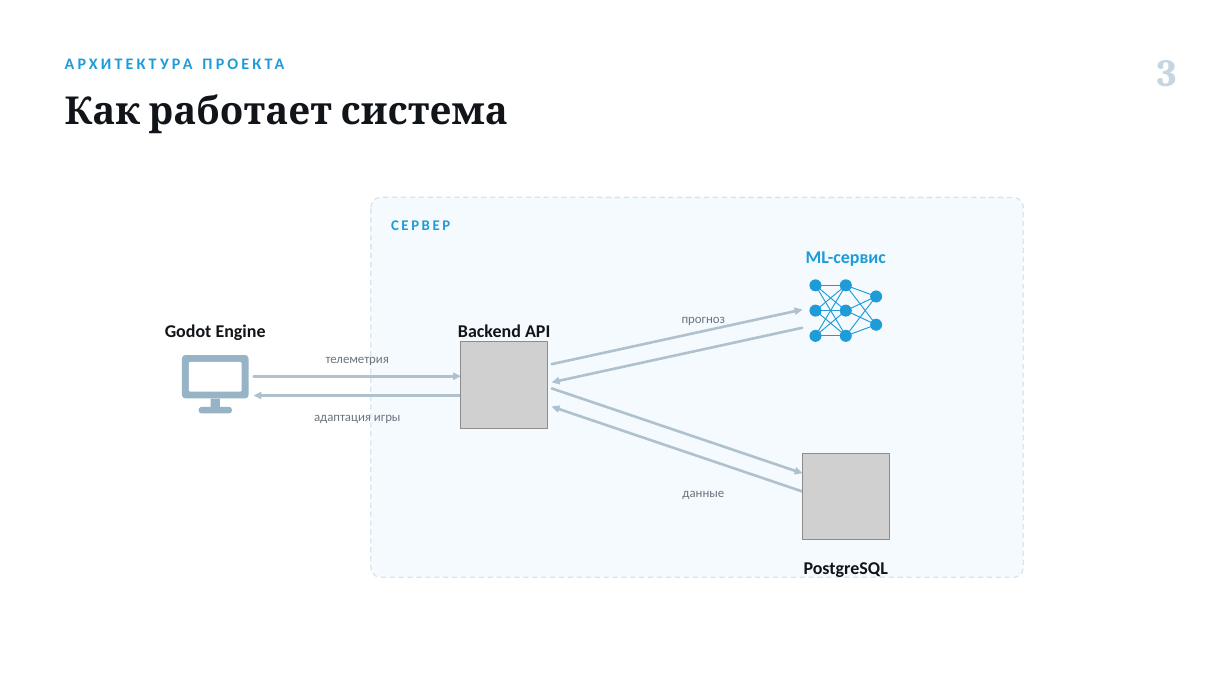
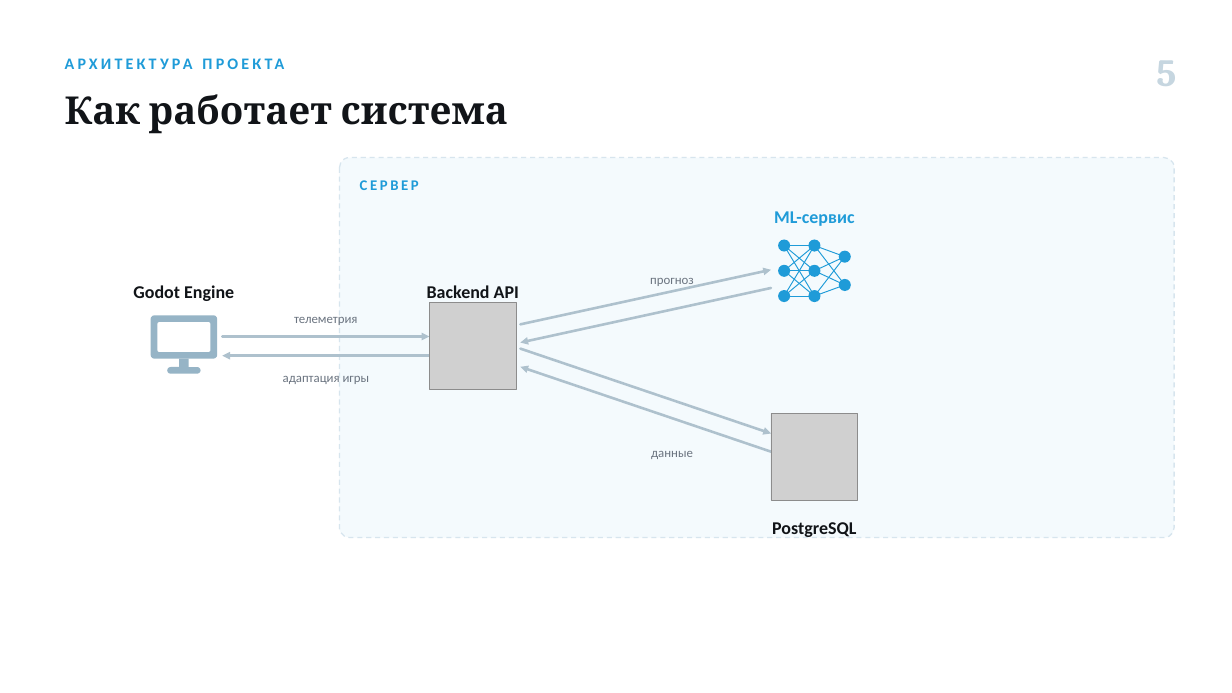
Before and after one commit to Antizi/diplom-Game_Plugs_Ai, a slide deck: slide 5 of presentations/Изотов_ВКР_нейросетевая-модель.pptx (slide 3 before the commit). Drawn at 1232x693 pixels with LibreOffice and Linux fonts; fonts in the diff are those of the drawing; grey boxes stand for pictures. Boxes give left, top, right and bottom in pixels: in the first picture for what was removed or moved away, otherwise in the second. Text is boxed around its words. In the diff, an @@ line names an element or a change of style, - is before the commit and + after.

```diff
--- a/presentations/Изотов_ВКР_нейросетевая-модель.pptx
+++ b/presentations/Изотов_ВКР_нейросетевая-модель.pptx
@@ text at bbox=[1156, 60, 1176, 86]: text changed @@
-3
+5
@@ rounded rectangle: place and size @@
-rounded rectangle at bbox=[371, 198, 1023, 578]
+rounded rectangle at bbox=[339, 158, 1174, 538]
@@ 15 lines, 9 texts, 8 ellipses, 6 arrows, 4 rounded rectangles, 2 pictures: place and size @@
-15 lines, 9 texts, 8 ellipses, 6 arrows, 4 rounded rectangles, 2 pictures at bbox=[165, 220, 889, 577]
+15 lines, 9 texts, 8 ellipses, 6 arrows, 4 rounded rectangles, 2 pictures at bbox=[133, 180, 858, 537]
```
Also in this commit, not shown: 8 other slides changed, 3 slides added, 2 slides removed, 6 other files.
